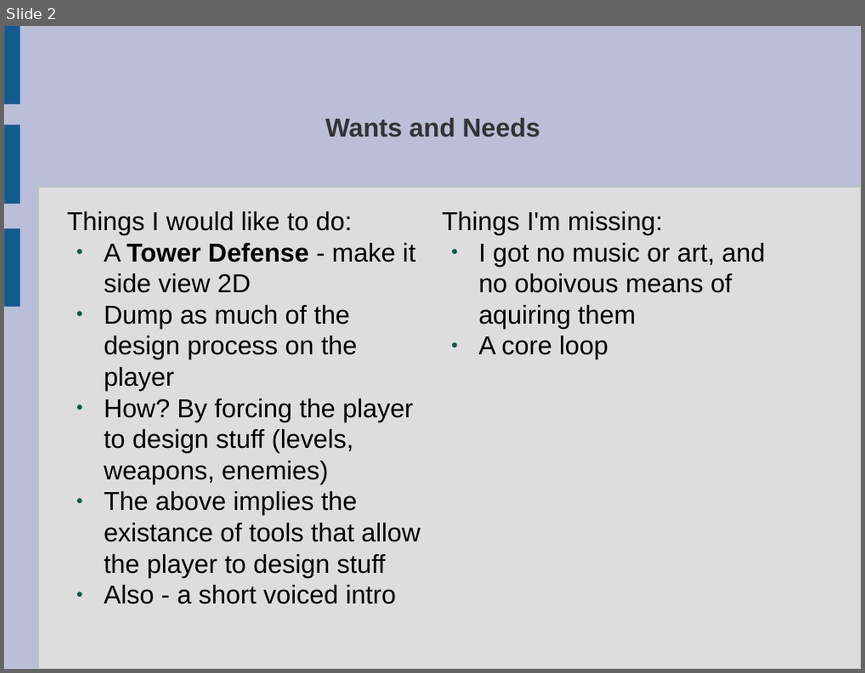
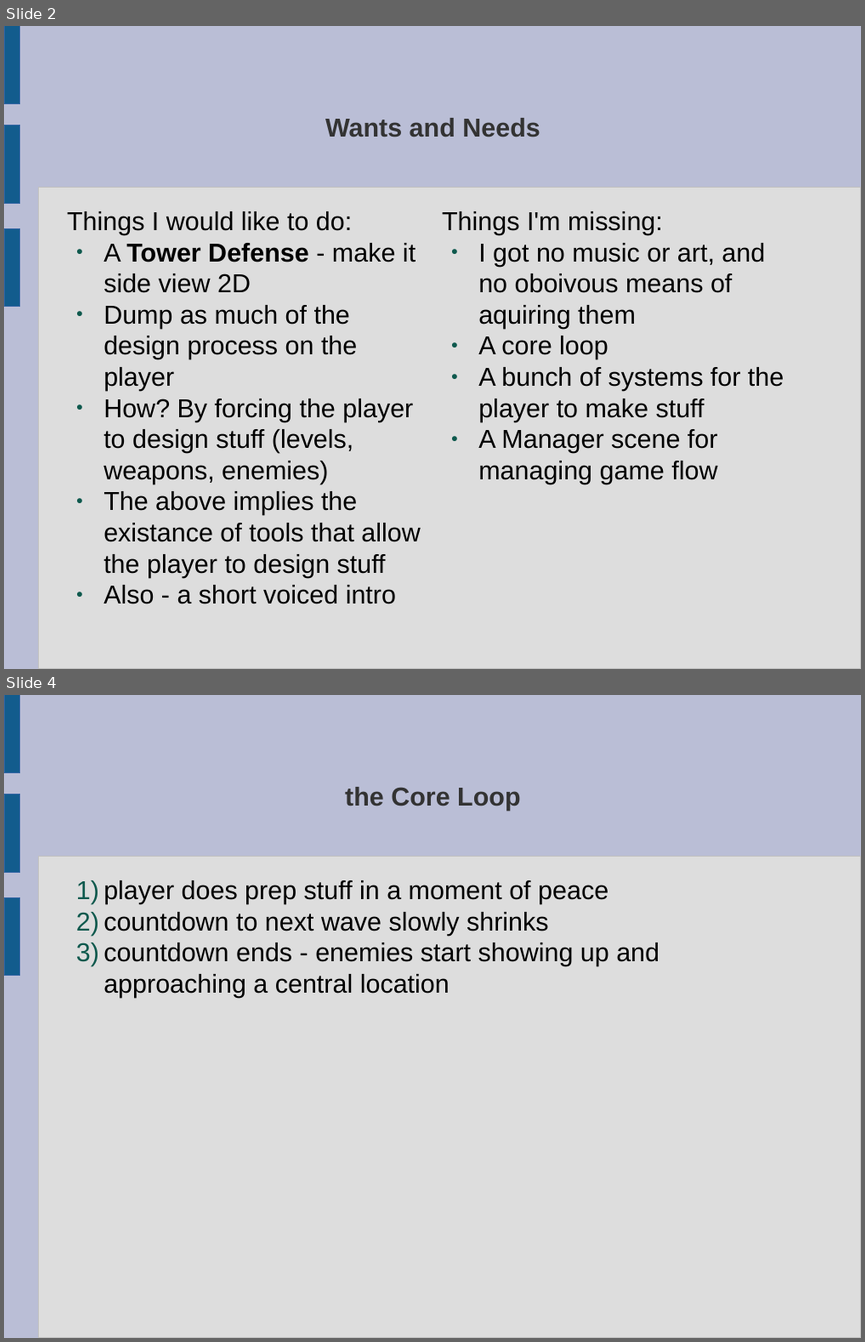
Before and after one commit to ktosox/GWJ68, a slide deck: GDD.odp. Shown one above the other, each under a label of ours: slide 2 before the commit, slides 2 and 4 after it; the slides between them are not shown. The pictures are 865x673 and 865x1342 pixels, drawn with LibreOffice and Linux fonts; fonts in the diff are those of the drawing. Boxes give left, top, right and bottom in pixels: in the first picture for what was removed or moved away, otherwise in the second. Text is boxed around its words. In the diff, an @@ line names an element or a change of style, - is before the commit and + after.

```diff
--- a/GDD.odp
+++ b/GDD.odp
@@ slide 4 added at box(4, 695, 861, 1338), background #BABED6; not listed: 4 template elements that a slide beside it also shows @@
@@ title added at box(345, 787, 520, 811), 24 pt, text #333333, bold @@
+the Core Loop
@@ text added at box(103, 880, 659, 998), 24 pt, text #000000 @@
+1) player does prep stuff in a moment of peace
+2) countdown to next wave slowly shrinks
+3) countdown ends - enemies start showing up and approaching a central location
@@ slide 2 changed as well @@
@@ text at box(478, 367, 783, 484): paragraphs added @@
+● A bunch of systems for the player to make stuff
+● A Manager scene for managing game flow
```
Also in this commit, not shown: 1 other slide changed, 3 other slides added, 1 slide removed, 20 other files.
